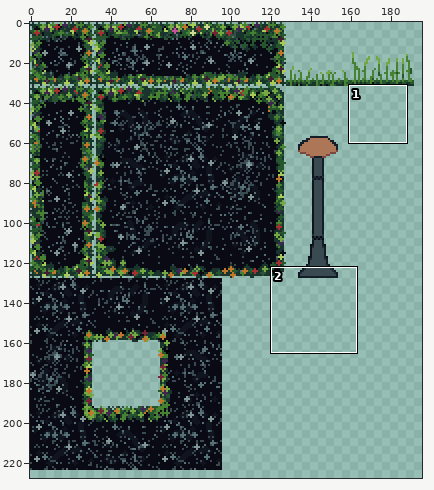
A sprite sheet gets an edit: assets/fading-sanity.png. The first picture is a wide view before the edit; the outline marks the close-up.
Close-up. Before:
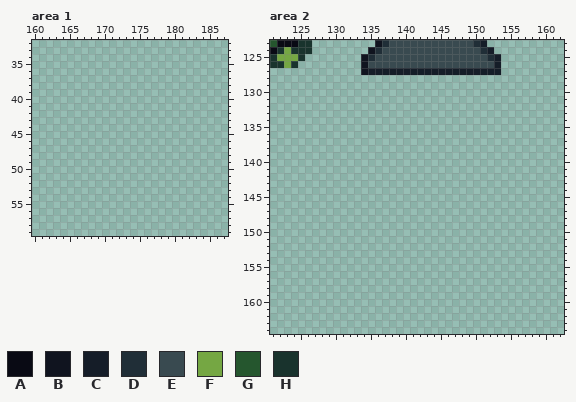
The file is 256x256 pixels. Shown: area 1: x 160..187, y 32..59; area 2: x 121..162, y 123..164. The wide view leaves out empty margins.
Palette (. is transparent): A #090a14  B #10141f  C #151d28  D #202e37  E #394a50  F #75a743  G #25562e  H #19332d
Pixels before, area 2, first column x 121:
123 GAAAHH.........BDEEEEEEEEEEEEDC..
124 AHFHHH........BDEEEEEEEEEEEEEEDC.
125 HFFFH........BDEEEEEEEEEEEEEEEEDC
126 HHFH.........BEEEEEEEEEEEEEEEEEEC
127 .............BCCCCCCCCCCCCCCCCCCC
Now the later version:
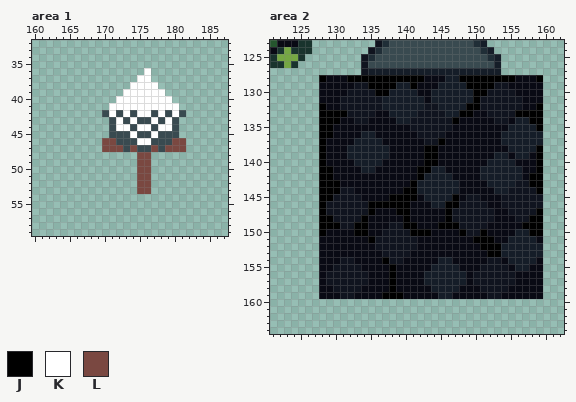
Colours new in this view: J #000000  K #ffffff  L #7a4841
Changes in this commit:
Area 1:
y 36: x 176 . -> K
y 37: x 175..176 .. -> KK
y 38: x 174..177 .... -> KKKK
y 39: x 173..178 ...... -> KKKKKK
y 40: x 172..179 ........ -> KKKKKKKK
y 41: x 171..180 .......... -> KKKKKKKKKK
y 42: x 170..181 ............ -> EKEKEKKEKEKE
y 43: x 171..180 .......... -> EKEKEEKEKE
y 44: x 171..180 .......... -> EKKEKKEKKE
y 45: x 171..180 .......... -> EEEKEEKEEE
y 46: x 170..181 ............ -> LLEEEKKEEELL
y 47: x 170..181 ............ -> LLLELEELELLL
y 48..53: x 175..176 .. -> LL
Area 2:
y 128: x 128..159 ................................ -> JAAAJJJJJJJJJJJAAACCJJJJJJJJAAAJ
y 129: x 128..159 ................................ -> AAAAABBJJJJCCJAAACCCCJJJJBBAAAAA
y 130: x 128..159 ................................ -> AAAABBBBJJCCCCAACCCCCCJJBBBBAAAA
y 131: x 128..159 ................................ -> AAABBBBBBCCCCCCACCCCCCJBBBBBBAAA
y 132: x 128..159 ................................ -> JAABBBBBBCCCCCCBBCCCCJJBBBBBBAAJ
y 133: x 128..159 ................................ -> JJJJBBBBAACCCCBBBBCCJJAABBBBJJJJ
y 134: x 128..159 ................................ -> JJJAABBAAAACCBBBBBBJAAAAABBACCJJ
y 135: x 128..159 ................................ -> JJAAAAAAAAAAABBBBBBAAAAAAAACCCCJ
y 136: x 128..159 ................................ -> JJAAAACCAAAAAABBBBAAAAAAAACCCCCC
y 137: x 128..159 ................................ -> JAAAACCCCAAAAAABBJAAAAAAAACCCCCC
y 138: x 128..159 ................................ -> JAAACCCCCCAAAAAJJAAAAAAAAAACCCCJ
y 139: x 128..159 ................................ -> JAAACCCCCCAAAAAJJAAAAAAAACCACCAJ
y 140: x 128..159 ................................ -> JAAAACCCCAAAAAAJJAAAAAAACCCCAAAJ
y 141: x 128..159 ................................ -> JJAAAACCAAAAAAJJCCAAAAACCCCCCAAJ
y 142: x 128..159 ................................ -> JJAAAAAAAAAAAAJCCCCAAAACCCCCCAJJ
y 143: x 128..159 ................................ -> JJJAAAAAAAAAAJCCCCCCAAAACCCCBBJJ
y 144: x 128..159 ................................ -> JJJBBAAAAAAAJJCCCCCCAAAAACCBBBBJ
y 145: x 128..159 ................................ -> JJBBBBAAAAJJJJACCCCJABBAAABBBBBB
y 146: x 128..159 ................................ -> JBBBBBBJJJJJJAAACCJJBBBBAABBBBBB
y 147: x 128..159 ................................ -> JBBBBBBJAAAJJAAAAAJBBBBBBAABBBBJ
y 148: x 128..159 ................................ -> JJBBBBJAAAAAJAAAAAJBBBBBBAAABBJJ
y 149: x 128..159 ................................ -> JJJBBJJAAABBJJAAAJJJBBBBAAAAAJJJ
y 150: x 128..159 ................................ -> JAAAAJJAABBBBJJJAAAAJBBJAAAACCJJ
y 151: x 128..159 ................................ -> AAAAAAAJBBBBBBAAAAAAAAJJJAACCCCA
y 152: x 128..159 ................................ -> AAAAAAAABBBBBBAAAAAAAAAJJJCCCCCC
y 153: x 128..159 ................................ -> AAAAAAAAABBBBAAAAAAAAAAAJJCCCCCC
y 154: x 128..159 ................................ -> AAABBAAAAJBBAAAAACCAAAAABBACCCCA
y 155: x 128..159 ................................ -> AABBBBAAAAJAAAAACCCCAAABBBBACCAA
y 156..157: x 128..159 ................................ -> ABBBBBBAAAJAAAACCCCCCABBBBBBAAAA
y 158: x 128..159 ................................ -> AABBBBAAAAJAAAAACCCCAAABBBBAAAAA
y 159: x 128..159 ................................ -> AAABBAAAAJJJAAAAACCAAAAABBAAAAAA
